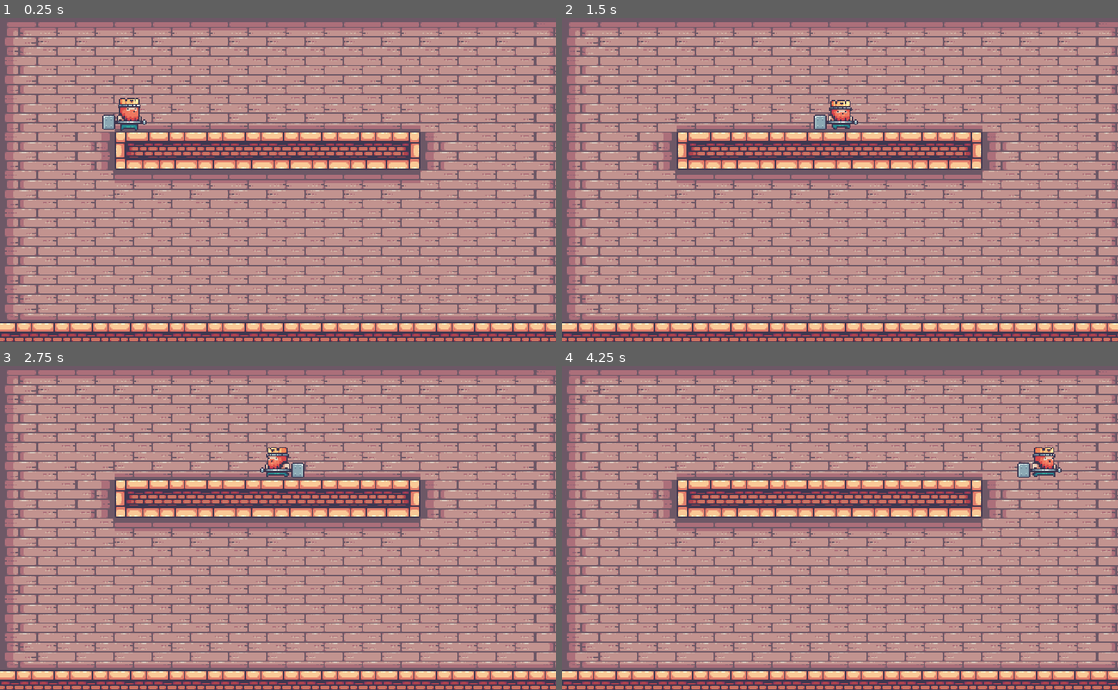
Above: before the commit, frames 1-4 (two rows, left to right).
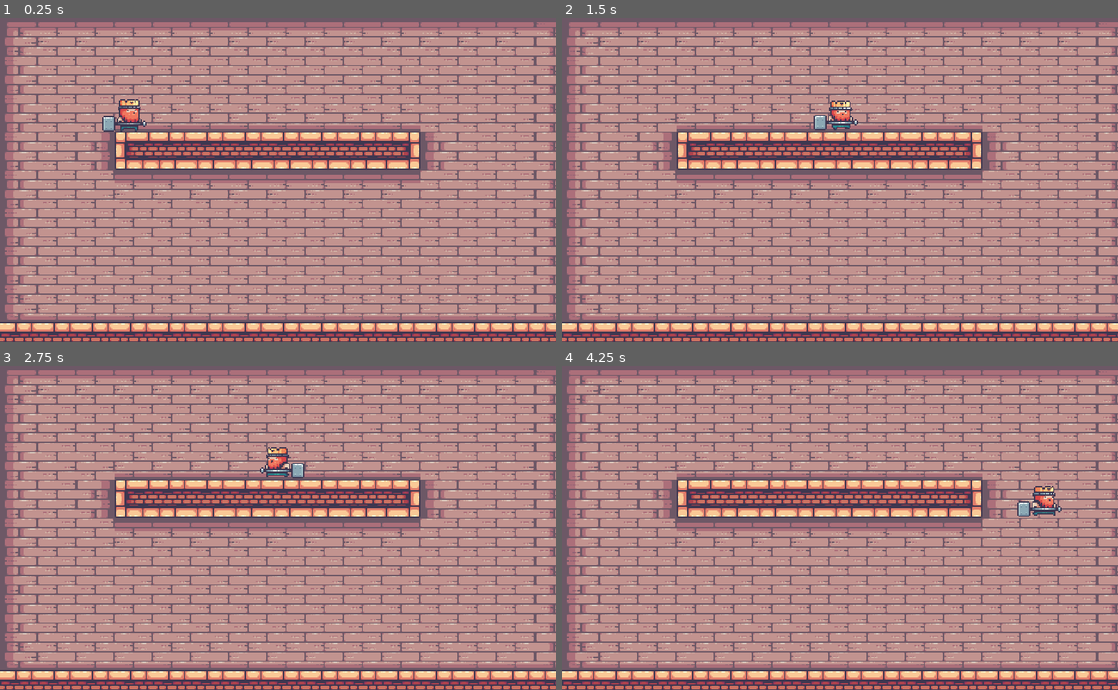
Above: after the commit, the same moments.

Repository: brunoskonrad/kings-and-pigs
Game: Godot game, scene res://Levels/Sandbox.tscn
Same seed, same stepped clock (60 frames per second), same inputs: the game is played once before the commit and once after it.
Inputs:
- Up to frame 1 (0.25 s): no input
- Up to frame 2 (1.5 s): hold Right (ui_right) from 0.53 s (still down)
- Up to frame 3 (2.75 s): release Right (ui_right) at 2.03 s; hold Left (ui_left) from 2.03 s (still down)
- Up to frame 4 (4.25 s): release Left (ui_left) at 2.78 s; hold Right (ui_right) from 2.78 s (still down)

The runs differ from the first frame. In frame 1, 0.3% of the frame differs, in the area x 18-27%, y 24-36%; in frame 2, 0.1%; in frame 3, 0.1%; in frame 4, 1.0%, in the area x 81-90%, y 25-47%.

Commit message:
Some basic gravity physics

Diff:
--- a/Actors/Player/PlayerKing.gd
+++ b/Actors/Player/PlayerKing.gd
@@ -4,14 +4,21 @@
 export(int) var speed = 300
 
 onready var velocity: Vector2 = Vector2(speed, 0)
-var direction: Vector2 = Vector2()
+var direction: Vector2 = Vector2(0, 1)
+
+var gravity = 1500
 
 onready var animated_sprite: AnimatedSprite = $AnimatedSprite
 
 func _physics_process(delta):
-	var destination = velocity * direction * delta
+	if !is_on_floor():
+		velocity.y += gravity * delta
+	else:
+		velocity.y = 0
 
-	move_and_collide(destination)
+	var destination = velocity * direction
+
+	move_and_slide(destination, Vector2(0, -1))
 
 func get_input_direction():
 	if Input.is_action_pressed("ui_left"):
--- a/Actors/Player/PlayerKing.tscn
+++ b/Actors/Player/PlayerKing.tscn
@@ -112,7 +112,7 @@
 [node name="AnimatedSprite" type="AnimatedSprite" parent="."]
 frames = SubResource( 20 )
 animation = "idle"
-frame = 7
+frame = 8
 playing = true
 
 [node name="BodyCollision" type="CollisionShape2D" parent="."]
--- a/Actors/Player/Run.gd
+++ b/Actors/Player/Run.gd
@@ -17,12 +17,12 @@
 		return "idle"
 
 func run_to_right():
-	host().direction = Vector2(1, 0)
+	host().direction.x = 1
 	host().animated_sprite.set_flip_h(false)
 
 func run_to_left():
-	host().direction = Vector2(-1, 0)
+	host().direction.x = -1
 	host().animated_sprite.set_flip_h(true)
 
 func halt():
-	host().direction = Vector2(0, 0)
+	host().direction.x = 0
